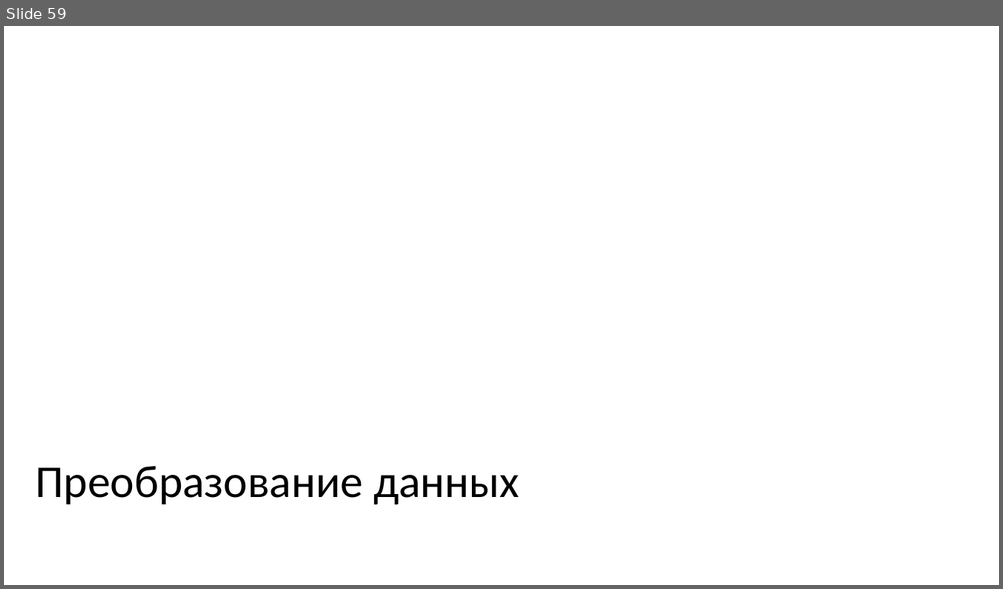
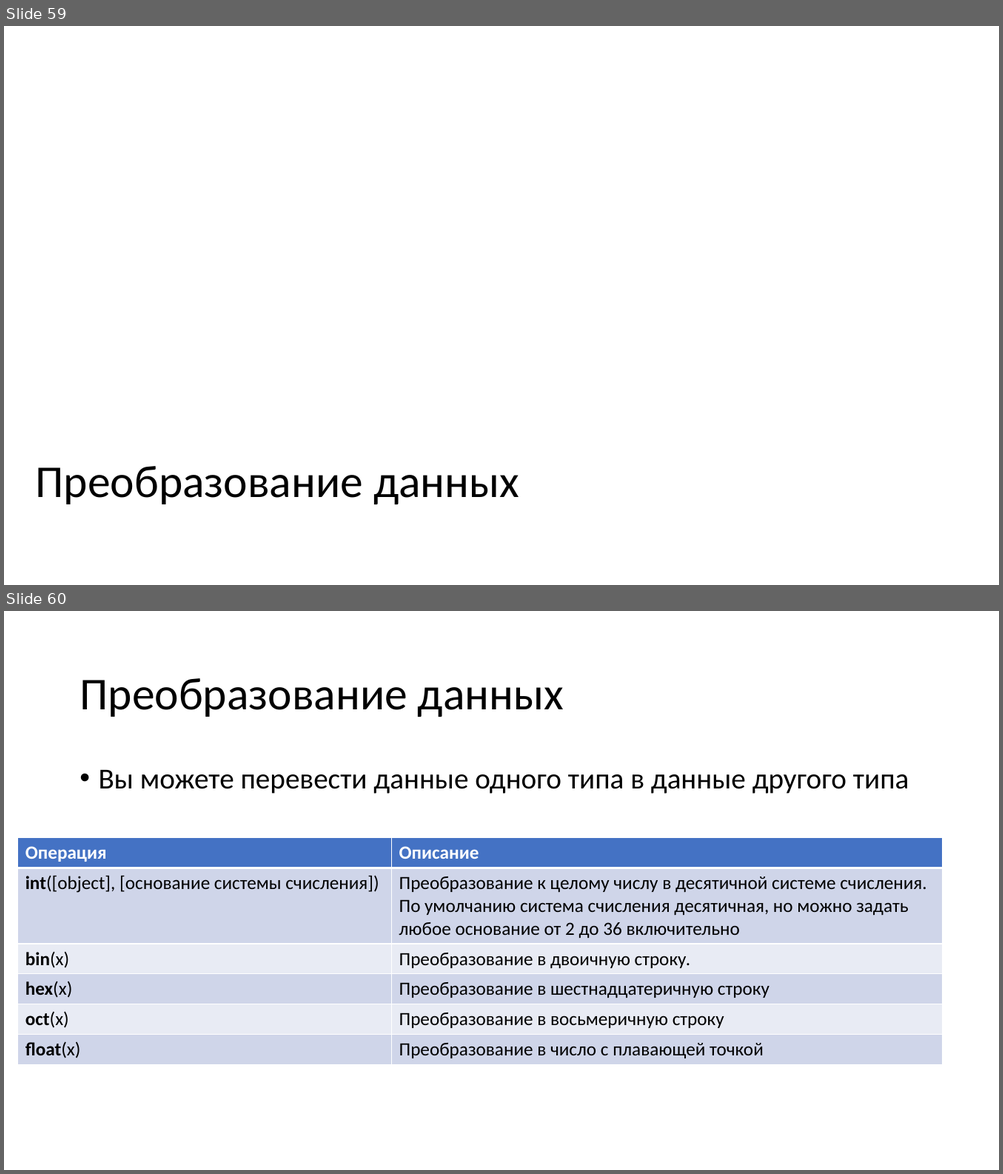
Before and after one commit to paveltsytovich/telegram-course, a slide deck: Presentation/Основы алгоритмизации и программирования.pptx. Shown one above the other, each under a label of ours: slide 59 before the commit, slides 59 and 60 after it. The pictures are 1003x589 and 1003x1174 pixels, drawn with LibreOffice and Linux fonts; fonts in the diff are those of the drawing. Boxes give left, top, right and bottom in pixels: in the first picture for what was removed or moved away, otherwise in the second. Text is boxed around its words. In the diff, an @@ line names an element or a change of style, - is before the commit and + after.

Commit message:
преобразование данных

```diff
--- a/Presentation/Основы алгоритмизации и программирования.pptx
+++ b/Presentation/Основы алгоритмизации и программирования.pptx
@@ slide 60 added at [4,611,999,1170], background #FFFFFF @@
@@ title added at [79,678,563,717], 44 pt, text #000000 @@
+Преобразование данных
@@ text added at [99,770,908,794], 28 pt, text #000000 @@
+• Вы можете перевести данные одного типа в данные другого типа
@@ table added at [18,838,942,1064], 6 rows, 2 columns @@
+Операция | Описание
+int([object], [основание системы счисления]) | Преобразование к целому числу в десятичной системе счисления. По умолчанию система счисления десятичная, но можно задать любое основание от 2 до 36 включительно
+bin(x) | Преобразование в двоичную строку.
+hex(х) | Преобразование в шестнадцатеричную строку
+oct(х) | Преобразование в восьмеричную строку
+float(x) | Преобразование в число с плавающей точкой
```
